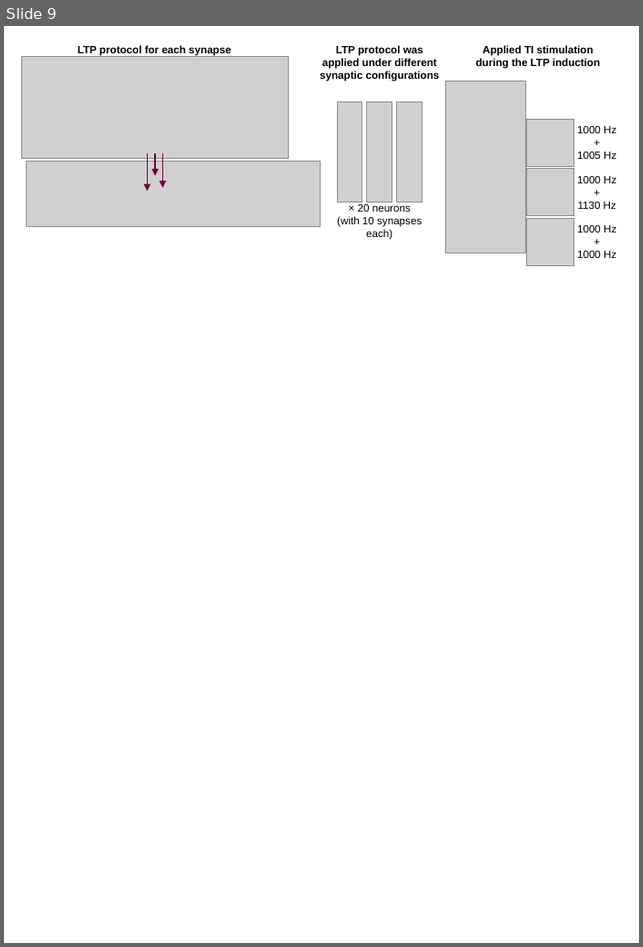
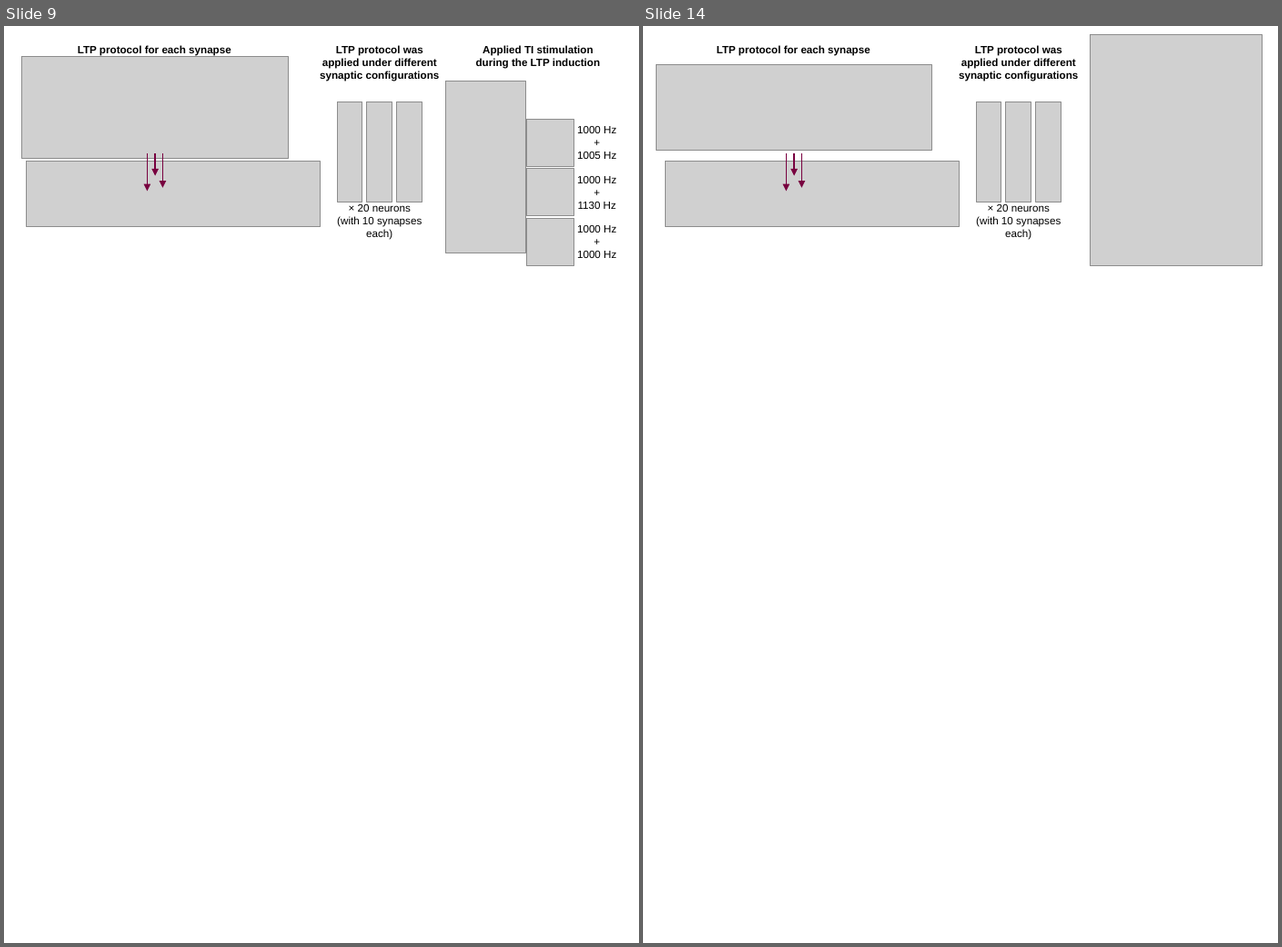
Before and after one commit to kerseviciute/temporal-interference, a slide deck: figures/Figures.pptx. Shown side by side, each under a label of ours: slide 9 before the commit, slides 9 and 14 after it; the slides between them are not shown. The pictures are 643x947 and 1282x947 pixels, drawn with LibreOffice and Linux fonts; fonts in the diff are those of the drawing; grey boxes stand for pictures. Boxes give left, top, right and bottom in pixels: in the first picture for what was removed or moved away, otherwise in the second. Text is boxed around its words. In the diff, an @@ line names an element or a change of style, - is before the commit and + after.

```diff
--- a/figures/Figures.pptx
+++ b/figures/Figures.pptx
@@ slide 14 added at [643,26,1278,943], background #FFFFFF @@
@@ group added at [657,34,1261,265]: 6 pictures, 3 texts, 3 arrows @@
+LTP protocol for each synapse
+LTP protocol was applied under different synaptic configurations
+× 20 neurons
+(with 10 synapses each)
```
Also in this commit, not shown: 1 slide changed, 3 other slides added, 1 slide removed, 8 other files.
